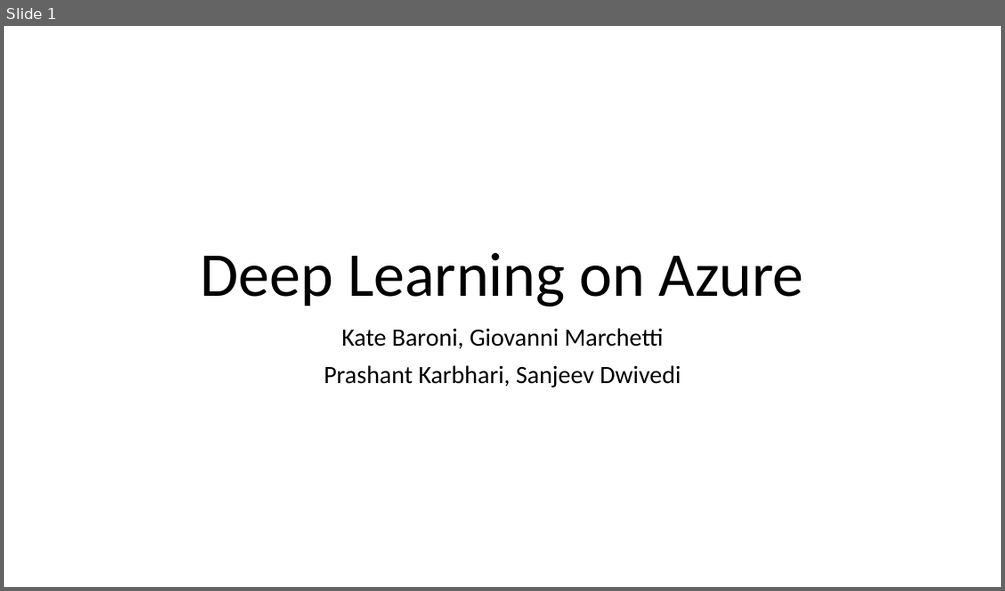
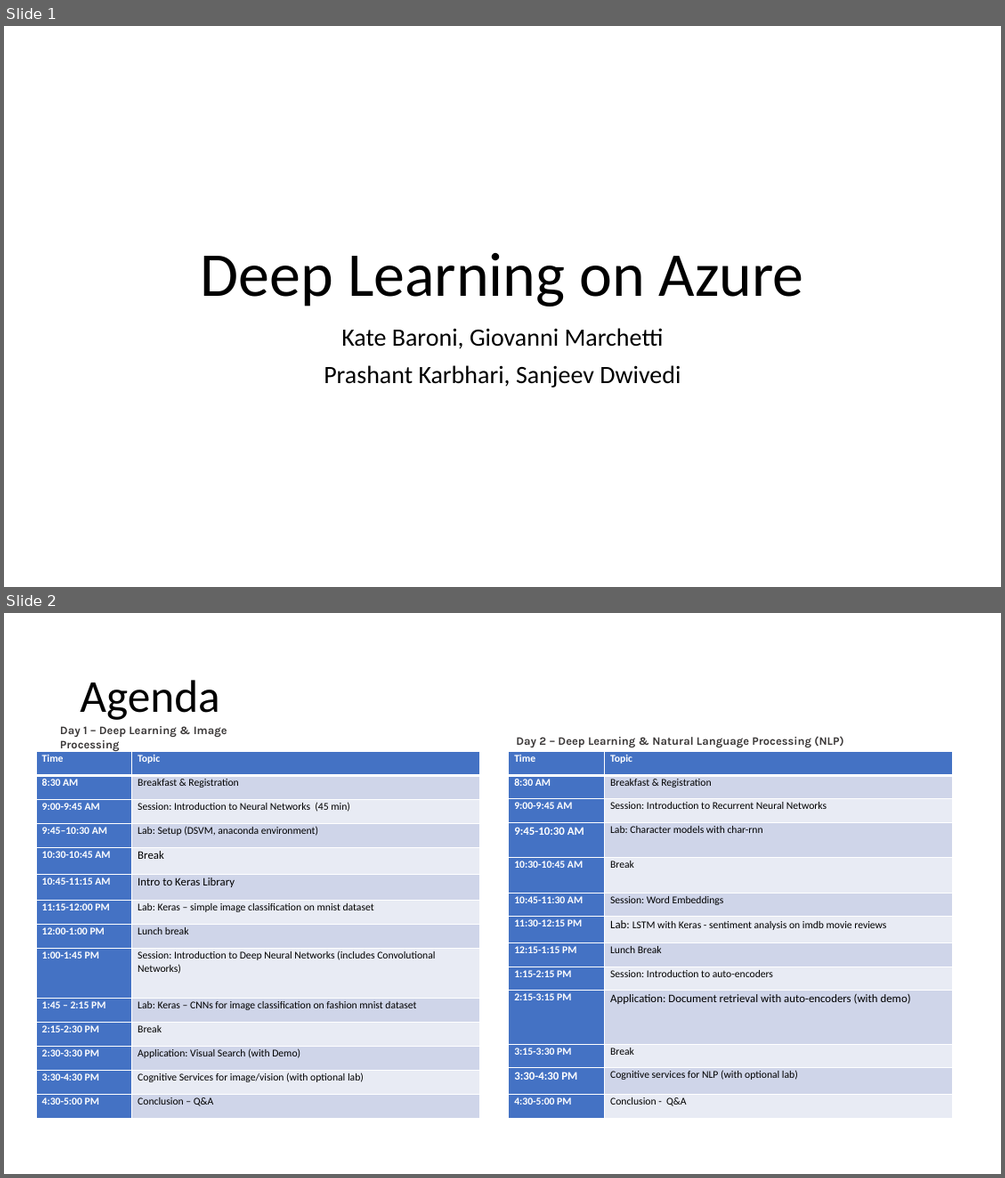
Before and after one commit to gmarchet/dnn-workshop, a slide deck: day1/Agenda.pptx. Shown one above the other, each under a label of ours: slide 1 before the commit, slides 1 and 2 after it. The pictures are 1005x591 and 1005x1178 pixels, drawn with LibreOffice and Linux fonts; fonts in the diff are those of the drawing. Boxes give left, top, right and bottom in pixels: in the first picture for what was removed or moved away, otherwise in the second. Text is boxed around its words. In the diff, an @@ line names an element or a change of style, - is before the commit and + after.

Commit message:
adding agenda doc

```diff
--- a/day1/Agenda.pptx
+++ b/day1/Agenda.pptx
@@ slide 2 added at bbox=[4, 613, 1001, 1174], background #FFFFFF @@
@@ title added at bbox=[80, 680, 219, 720], 44 pt, text #000000 @@
+Agenda
@@ text added at bbox=[60, 726, 227, 751], 11 pt, text #3B3838, bold @@
+Day 1 – Deep Learning & Image Processing
@@ text added at bbox=[516, 736, 843, 747], 11 pt, text #3B3838, bold @@
+Day 2 – Deep Learning & Natural Language Processing (NLP)
@@ table added at bbox=[36, 751, 479, 1119], 14 rows, 2 columns @@
+Time | Topic
+8:30 AM | Breakfast & Registration
+9:00-9:45 AM | Session: Introduction to Neural Networks (45 min)
+9:45–10:30 AM | Lab: Setup (DSVM, anaconda environment)
+10:30-10:45 AM | Break
+10:45-11:15 AM | Intro to Keras Library
+11:15-12:00 PM | Lab: Keras – simple image classification on mnist dataset
+12:00-1:00 PM | Lunch break
+1:00-1:45 PM | Session: Introduction to Deep Neural Networks (includes Convolutional Networks)
+1:45 – 2:15 PM | Lab: Keras – CNNs for image classification on fashion mnist dataset
+2:15-2:30 PM | Break
+2:30-3:30 PM | Application: Visual Search (with Demo)
+3:30-4:30 PM | Cognitive Services for image/vision (with optional lab)
+4:30-5:00 PM | Conclusion – Q&A
@@ table added at bbox=[509, 751, 952, 1119], 13 rows, 2 columns @@
+Time | Topic
+8:30 AM | Breakfast & Registration
+9:00-9:45 AM | Session: Introduction to Recurrent Neural Networks
+9:45-10:30 AM | Lab: Character models with char-rnn
+10:30-10:45 AM | Break
+10:45-11:30 AM | Session: Word Embeddings
+11:30-12:15 PM | Lab: LSTM with Keras - sentiment analysis on imdb movie reviews
+12:15-1:15 PM | Lunch Break
+1:15-2:15 PM | Session: Introduction to auto-encoders
+2:15-3:15 PM | Application: Document retrieval with auto-encoders (with demo)
+3:15-3:30 PM | Break
+3:30-4:30 PM | Cognitive services for NLP (with optional lab)
+4:30-5:00 PM | Conclusion - Q&A
```
Also in this commit, not shown: 1 slide removed, 4 other files.
